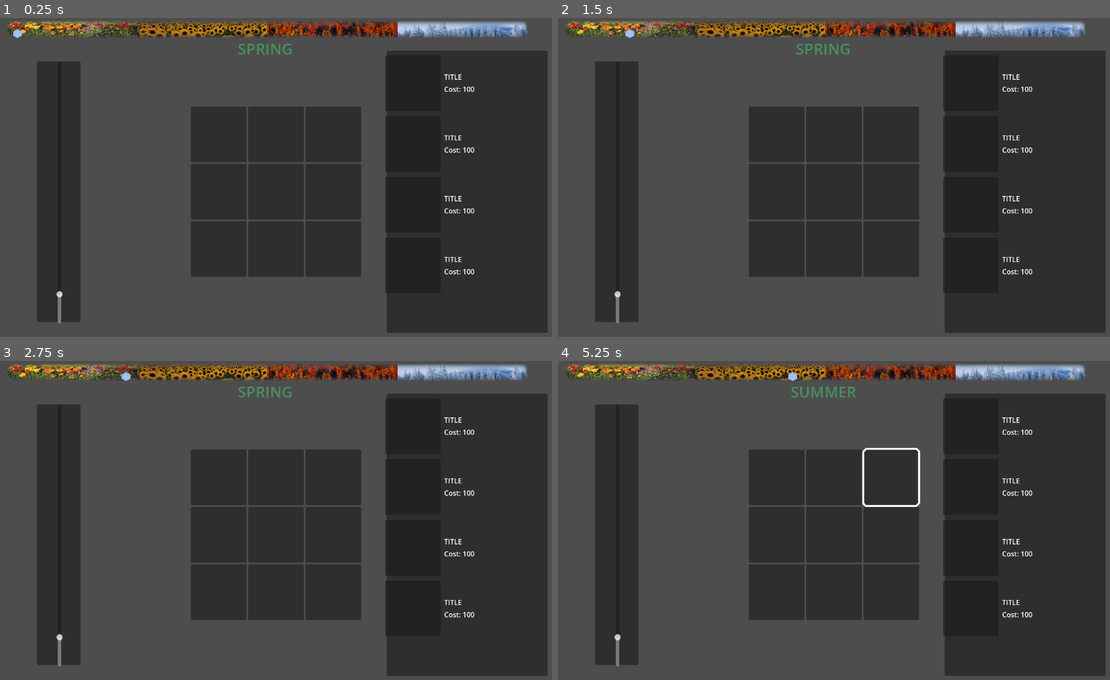
Above: before the commit, frames 1-4 (two rows, left to right).
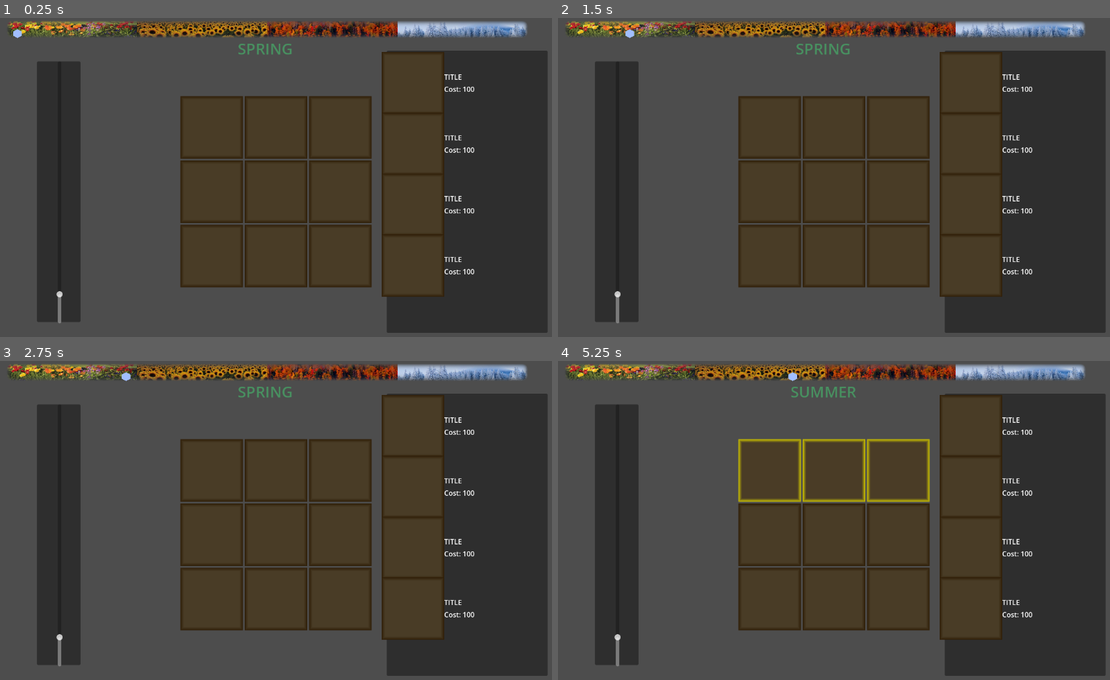
Above: after the commit, the same moments.

Repository: jintachi/GWJ85
Game: Godot game, scene res://scenes/main.tscn
The game is run twice, just before and just after one commit, with the same random seed, the same clock (stepped at 60 frames per second) and the same inputs.
Inputs (mouse positions are in pixels of both pictures, inside the frame that each line leads up to):
- Up to frame 1 (0.25 s): no input
- Up to frame 2 (1.5 s): move the mouse to (972, 81) at 0.52 s; hold E (turn_right) 0.53-1.28 s; click (972, 81) at 0.67 s; move the mouse to (972, 142) at 1.27 s; hold Q (turn_left) from 1.28 s (still down); click (972, 142) at 1.42 s
- Up to frame 3 (2.75 s): tap Enter at 2 s; move the mouse to (414, 549) at 2.02 s; release Q (turn_left) at 2.03 s; hold E (turn_right) from 2.03 s (still down); click (414, 549) at 2.17 s
- Up to frame 4 (5.25 s): tap Space at 2.75, 4.25 s; move the mouse to (972, 609) at 2.77 s; click (972, 609) at 2.92 s; tap Enter at 3.5 s; move the mouse to (778, 475) at 3.52 s; release E (turn_right) at 3.53 s; hold Q (turn_left) from 3.53 s (still down); click (778, 475) at 3.67 s; move the mouse to (834, 475) at 4.27 s; click (834, 475) at 4.42 s; move the mouse to (889, 475) at 5.02 s; click (889, 475) at 5.17 s

The runs differ from the first frame. In frame 1, 28% of the frame differs, in the area x 32-81%, y 10-88%; in frame 2, 28%; in frame 3, 28%; in frame 4, 28%.

Commit message:
updated cells, selection, theme

Diff:
--- a/assets/THEMES/new_theme.tres
+++ b/assets/THEMES/new_theme.tres
@@ -1,3 +1,24 @@
-[gd_resource type="Theme" format=3 uid="uid://b5ldjeqg05ylx"]
+[gd_resource type="Theme" load_steps=3 format=3 uid="uid://b5ldjeqg05ylx"]
+
+[sub_resource type="StyleBoxFlat" id="StyleBoxFlat_vcdvm"]
+bg_color = Color(0.288103, 0.236779, 0.150083, 1)
+border_width_left = 8
+border_width_top = 8
+border_width_right = 8
+border_width_bottom = 8
+border_color = Color(0.81788, 0.775405, 3.85046e-07, 1)
+border_blend = true
+
+[sub_resource type="StyleBoxFlat" id="StyleBoxFlat_fi1dl"]
+bg_color = Color(0.286275, 0.235294, 0.14902, 1)
+border_width_left = 8
+border_width_top = 8
+border_width_right = 8
+border_width_bottom = 8
+border_color = Color(0.185728, 0.117668, 0.0276232, 1)
+border_blend = true
 
 [resource]
+Tile/base_type = &"PanelContainer"
+Tile/styles/selected = SubResource("StyleBoxFlat_vcdvm")
+Tile/styles/unselected = SubResource("StyleBoxFlat_fi1dl")
--- a/scenes/cell_system/cell_grid.gd
+++ b/scenes/cell_system/cell_grid.gd
@@ -3,6 +3,7 @@
 
 #region Declarations
 var map : Array = [] ## The map reference of all the cells in CellGrid
+var tile_grid : Array[Tile] = []
 var selected_tile : Tile :
 	get:
 		return selected_tile
@@ -13,6 +14,8 @@
 #region Built-Ins
 func _ready() -> void:
 	_setup_map()
+	for c in get_children() :
+		tile_grid.append(c as Tile)
 
 func _input(event: InputEvent) -> void:
 	if event is not InputEventKey or not selected_tile:
@@ -41,7 +44,6 @@
 #endregion
 
 func _UnselectAll() -> void:
-	var tilearray = get_children()
-	for t in tilearray:
+	for t in tile_grid:
 		if "selected" in t:
 			t._unselect()
--- a/scenes/cell_system/cell_grid.tscn
+++ b/scenes/cell_system/cell_grid.tscn
@@ -14,36 +14,27 @@
 
 [node name="(-1,-1)" parent="." instance=ExtResource("2_nd0wf")]
 layout_mode = 2
-selected = false
 
 [node name="(0,-1)" parent="." instance=ExtResource("2_nd0wf")]
 layout_mode = 2
-selected = false
 
 [node name="(1,-1)" parent="." instance=ExtResource("2_nd0wf")]
 layout_mode = 2
-selected = false
 
 [node name="(-1,0)" parent="." instance=ExtResource("2_nd0wf")]
 layout_mode = 2
-selected = false
 
 [node name="(0,0)" parent="." instance=ExtResource("2_nd0wf")]
 layout_mode = 2
-selected = false
 
 [node name="(1,0)" parent="." instance=ExtResource("2_nd0wf")]
 layout_mode = 2
-selected = false
 
 [node name="(-1,1)" parent="." instance=ExtResource("2_nd0wf")]
 layout_mode = 2
-selected = false
 
 [node name="(0,1)" parent="." instance=ExtResource("2_nd0wf")]
 layout_mode = 2
-selected = false
 
 [node name="(1,1)" parent="." instance=ExtResource("2_nd0wf")]
 layout_mode = 2
-selected = false
--- a/scenes/cell_system/tile.gd
+++ b/scenes/cell_system/tile.gd
@@ -6,6 +6,9 @@
 ## alternatively
 @export var tyleType_alternate: Machine
 @export var selected: bool = false
+
+var selected_theme : StyleBox
+var unselected_theme : StyleBox
 
 var parent : CellGrid
 #endregion
@@ -17,8 +20,13 @@
 		return
 	if get_parent() is CellGrid:
 		parent = get_parent()
+
+	set_themes()
+	self.add_theme_stylebox_override("panel",unselected_theme)
+
 	# selection box when clicked
 	$Select.visible = selected
+
 #endregion
 
 #region Helpers
@@ -36,6 +44,23 @@
 			print("Transport")
 		Genum.TileType.DELIVERY:
 			print("Deliver")
+
+func toggle_selection(is_selected:bool) -> void :
+	selected = !selected
+	#$Select.visible = selected
+	if selected:
+		parent.selected_tile = self
+		self.remove_theme_stylebox_override("panel")
+		self.add_theme_stylebox_override("panel",selected_theme)
+	elif self.has_theme_stylebox_override("panel") :
+		self.remove_theme_stylebox_override("panel")
+		self.add_theme_stylebox_override("panel",unselected_theme)
+
+
+func set_themes() -> void:
+	selected_theme = theme.get_stylebox("selected","Tile")
+	unselected_theme = theme.get_stylebox("unselected","Tile")
+
 #endregion
 
 #region Signal Callbacks
@@ -44,11 +69,12 @@
 		return
 
 	if event.button_index == MOUSE_BUTTON_LEFT and event.is_pressed():
-		parent._UnselectAll()
-		selected = !selected
-		$Select.visible = selected
-		if selected:
-			parent.selected_tile = self
+		#parent._UnselectAll()
+		toggle_selection(selected)
+		#selected = !selected
+		#$Select.visible = selected
+		#if selected:
+			#parent.selected_tile = self
 		#else:
 		#	parent.selected_tile = null
 
--- a/scenes/cell_system/tile.tscn
+++ b/scenes/cell_system/tile.tscn
@@ -1,14 +1,19 @@
-[gd_scene load_steps=3 format=3 uid="uid://c44fogmclava"]
+[gd_scene load_steps=4 format=3 uid="uid://c44fogmclava"]
 
+[ext_resource type="Theme" uid="uid://b5ldjeqg05ylx" path="res://assets/THEMES/new_theme.tres" id="1_e5d2n"]
 [ext_resource type="Script" uid="uid://c1naffjba6fjn" path="res://scenes/cell_system/tile.gd" id="1_ysrkh"]
 [ext_resource type="Texture2D" uid="uid://ciyr8agvpbrh1" path="res://assets/IMAGES/select.png" id="2_xjvjy"]
 
 [node name="Tile" type="PanelContainer"]
 custom_minimum_size = Vector2(128, 128)
-offset_right = 64.0
-offset_bottom = 64.0
+anchors_preset = 15
+anchor_right = 1.0
+anchor_bottom = 1.0
+grow_horizontal = 2
+grow_vertical = 2
 size_flags_horizontal = 3
 size_flags_vertical = 3
+theme = ExtResource("1_e5d2n")
 script = ExtResource("1_ysrkh")
 
 [node name="MachineLayer" type="TextureRect" parent="."]
--- a/scenes/purchasable.tscn
+++ b/scenes/purchasable.tscn
@@ -15,8 +15,8 @@
 anchor_bottom = 0.5
 offset_left = -64.0
 offset_top = -64.0
-grow_horizontal = 2
-grow_vertical = 2
+offset_right = 64.0
+offset_bottom = 64.0
 
 [node name="Title" type="RichTextLabel" parent="."]
 layout_mode = 0
